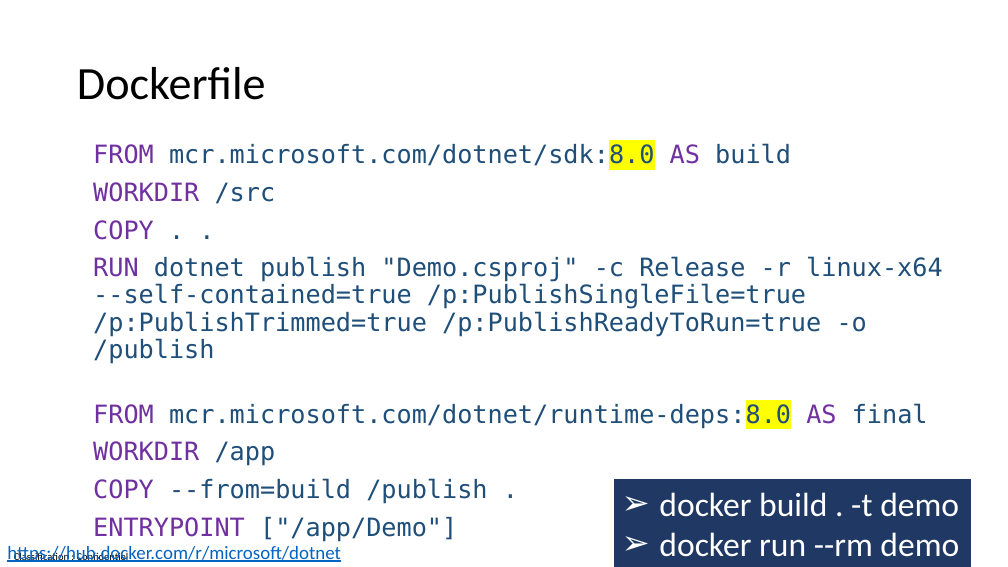
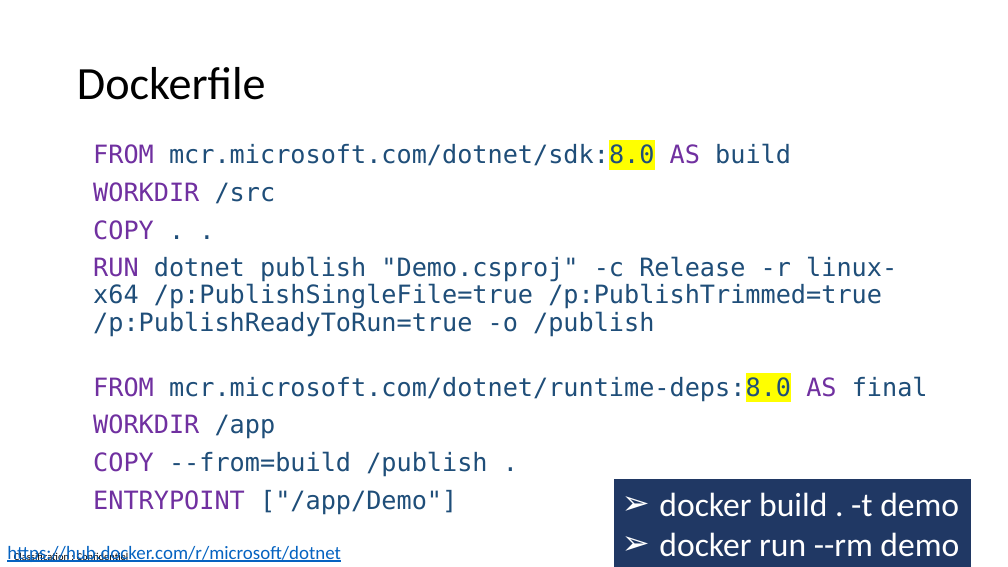
Before and after one commit to guillaume-chervet/course.dotnet, a slide deck: slide 45 of documentations/dotnet8.pptx. Drawn at 1008x567 pixels with LibreOffice and Linux fonts; fonts in the diff are those of the drawing. Boxes give left, top, right and bottom in pixels: in the first picture for what was removed or moved away, otherwise in the second. Text is boxed around its words. In the diff, an @@ line names an element or a change of style, - is before the commit and + after.

```diff
--- a/documentations/dotnet8.pptx
+++ b/documentations/dotnet8.pptx
@@ text at (93, 256, 897, 337): text changed @@
-RUN dotnet publish "Demo.csproj" -c Release -r linux-x64 --self-contained=true /p:PublishSingleFile=true /p:PublishTrimmed=true /p:PublishReadyToRun=true -o /publish
+RUN dotnet publish "Demo.csproj" -c Release -r linux-x64 /p:PublishSingleFile=true /p:PublishTrimmed=true /p:PublishReadyToRun=true -o /publish
```
Also in this commit, not shown: 7 other slides changed.
